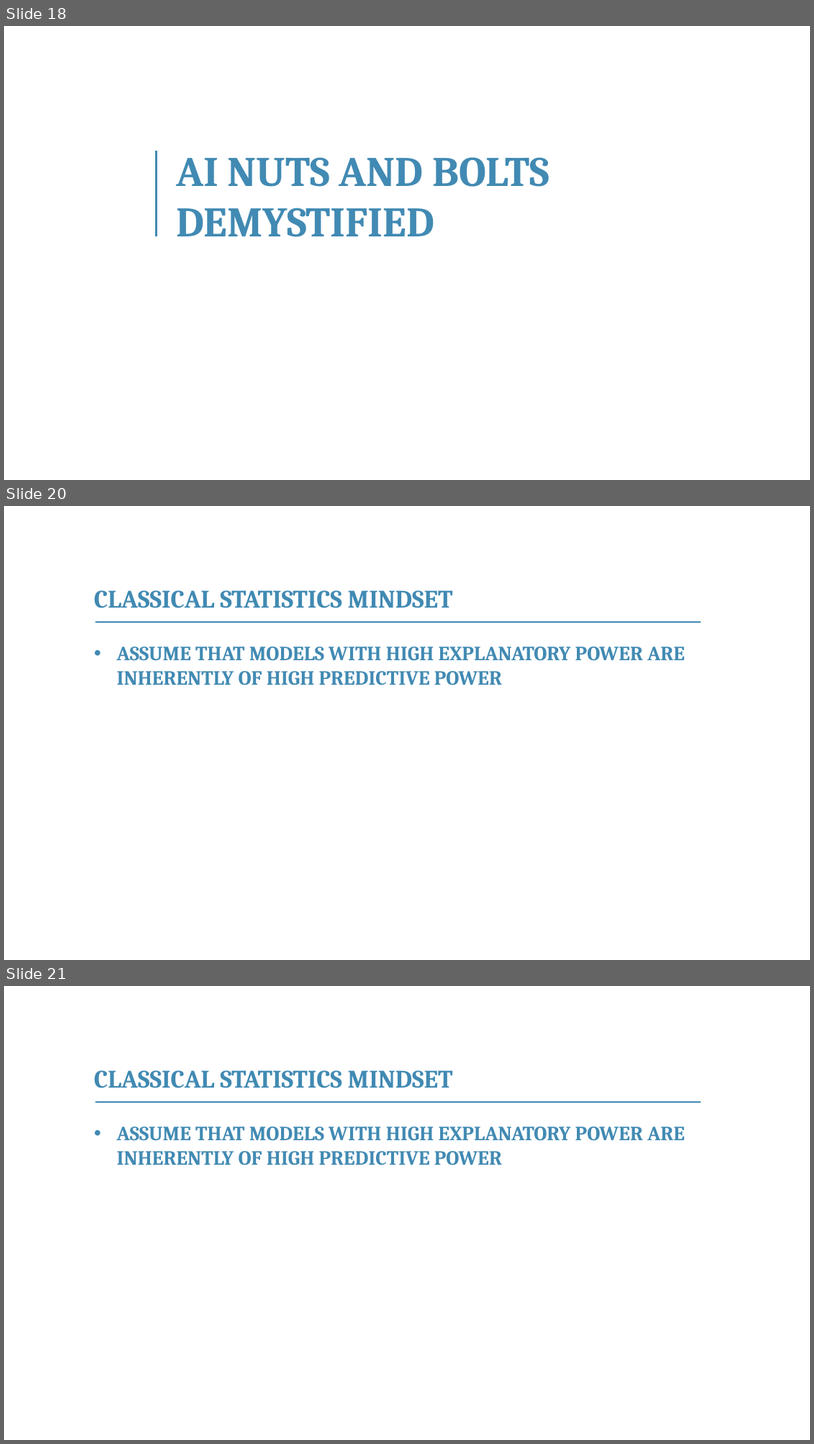
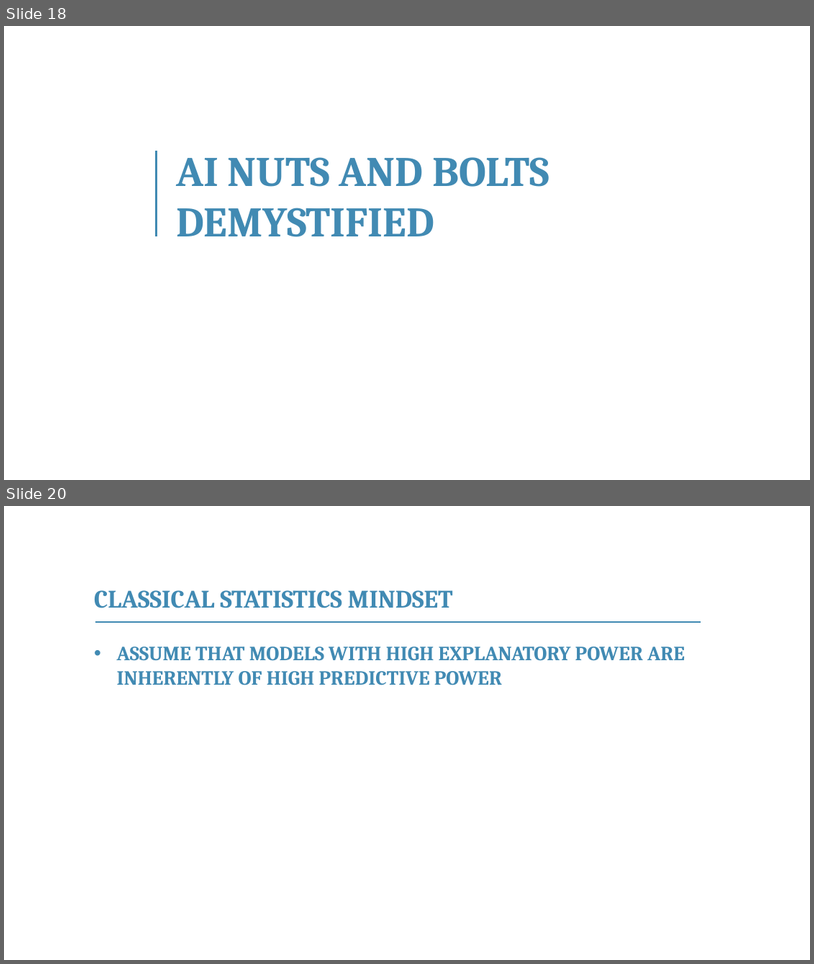
Before and after one commit to franckalbinet/itu-eaco-zanzibar-12-2018, a slide deck: presentations/session-5-application-of-ai.pptx. Shown one above the other, each under a label of ours: slides 18, 20 and 21 before the commit, slides 18 and 20 after it; the slides between them are not shown. The pictures are 814x1444 and 814x964 pixels, drawn with LibreOffice and Linux fonts; fonts in the diff are those of the drawing; background and template pictures are left out. Boxes give left, top, right and bottom in pixels: in the first picture for what was removed or moved away, otherwise in the second. Text is boxed around its words. In the diff, an @@ line names an element or a change of style, - is before the commit and + after.

```diff
--- a/presentations/session-5-application-of-ai.pptx
+++ b/presentations/session-5-application-of-ai.pptx
@@ slide 20 removed at <box>4,506,810,960</box>, background #FFFFFF @@
@@ text removed at <box>94,590,453,608</box> @@
-CLASSICAL STATISTICS MINDSET
@@ line removed from (95, 622) to (702, 622) @@
@@ text removed at <box>117,646,685,685</box> @@
-• ASSUME THAT MODELS WITH HIGH EXPLANATORY POWER ARE INHERENTLY OF HIGH PREDICTIVE POWER
@@ what was slide 21 is now slide 20 @@
```
Also in this commit, not shown: 2 slides changed, 4 other files.
